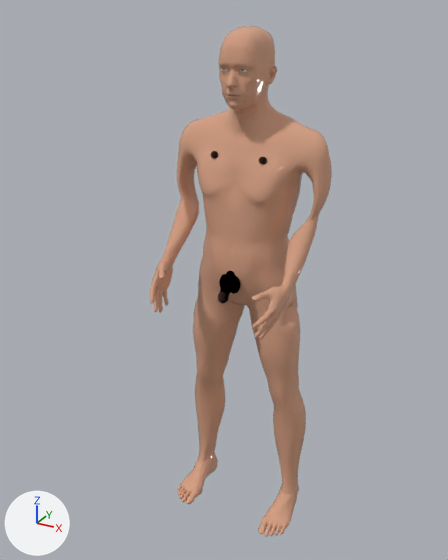
One commit to the glTF model public/bodymap3d/v3/real-human/body-senior-maennlich-real-v3.glb: the scene before it, then after it.
The view is the same before and after, from a 50 mm camera at (0.829, -1.574, 1.696) aimed at (-0.045, 0.014, 0.902). The axes (+X, +Y, +Z) are drawn at lower left. The lights are the same throughout. The older version comes first. Vertices at exactly the same position are counted once.

In view in the first picture: 'real-human-body', 'real-human-penis', 'real-human-scrotum-right' and 2 more.
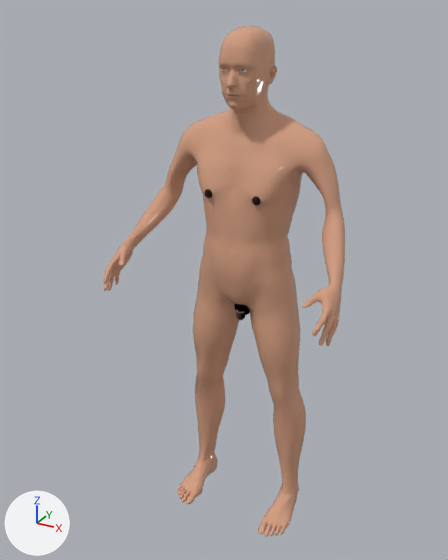
What differs and where, as boxes [x1, y1, x2, y2] in the pictures (448 x 560 px; the box of a moved part takes in the faces that stretch with it):
'real-human-body', reshaped (33% wider): before [150, 26, 332, 537]; after [103, 26, 345, 537]
'real-human-scrotum-right', moved, rescaled: before [231, 276, 241, 294]; after [243, 305, 250, 315]
part 1 of me_real_human_body, moved or reshaped: before [150, 118, 202, 313]; after [103, 119, 203, 303]
part 2 of me_real_human_body, moved or reshaped: before [252, 127, 332, 339]; after [284, 127, 345, 346]
part 3 of me_real_human_penis, deleted: before [220, 271, 235, 296]

The edits, one by one:
me_real_human_body is used by ob_real_human_body; location (0.0, 0.0, 0.0).
me_real_human_body had 13380 vertices, 26756 faces and spanned x -0.25..0.25, y -0.21..0.21, z 0.0..1.65.
me_real_human_body now has 13380 vertices, 26756 faces and spans x -0.38..0.38, y -0.21..0.21, z 0.0..1.65.
me_real_human_body part 1: 2039 of 13380 vertices moved; they spanned x -0.25..-0.14, y -0.21..0.15, z 0.8..1.38 and now span x -0.38..-0.17, y -0.21..0.15, z 0.8..1.37; mean shift (-0.15, 0.0, 0.03); largest move (-0.17, -0.16, 0.83) -> (-0.37, -0.16, 0.86).
me_real_human_body part 2: 2039 of 13380 vertices moved; they spanned x 0.14..0.25, y -0.21..0.15, z 0.8..1.38 and now span x 0.17..0.38, y -0.21..0.15, z 0.8..1.37; mean shift (0.15, 0.0, 0.03); largest move (0.17, -0.16, 0.83) -> (0.37, -0.16, 0.86).
me_real_human_penis is used by ob_real_human_penis; location (0.0, 0.0, 0.0).
me_real_human_penis had 364 vertices, 720 faces and spanned x -0.0155..0.0155, y -0.08..-0.0088, z 0.8795..0.957.
me_real_human_penis now has 380 vertices, 720 faces and spans x -0.0123..0.0123, y 0.0339..0.0752, z 0.7658..0.8458.
me_real_human_penis part 3: 364 vertices removed from x -0.0155..0.0155, y -0.08..-0.0088, z 0.8795..0.957.
Other edits to the shape of me_real_human_penis do not show in these pictures.
me_real_human_scrotum_right is used by ob_real_human_scrotum_right; location (0.0, 0.0, 0.0).
me_real_human_scrotum_right had 288 vertices, 572 faces and spanned x -0.0066..0.0348, y -0.0488..-0.0098, z 0.8862..0.9445.
me_real_human_scrotum_right now has 288 vertices, 572 faces and spans x -0.0052..0.0287, y 0.0439..0.0756, z 0.7728..0.8236.
me_real_human_scrotum_right part 4: the whole mesh is scaled about its middle by (0.818, 0.81, 0.871), then moved by (-0.0024, 0.0891, -0.1171).
